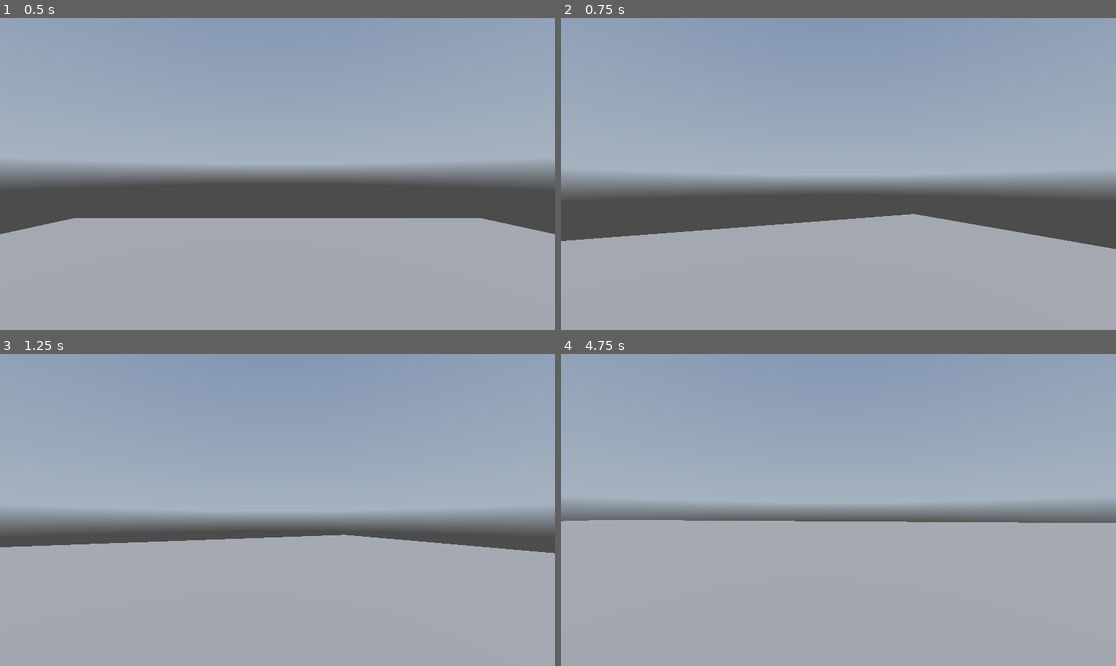
Above: before the commit, frames 1-4 (two rows, left to right).
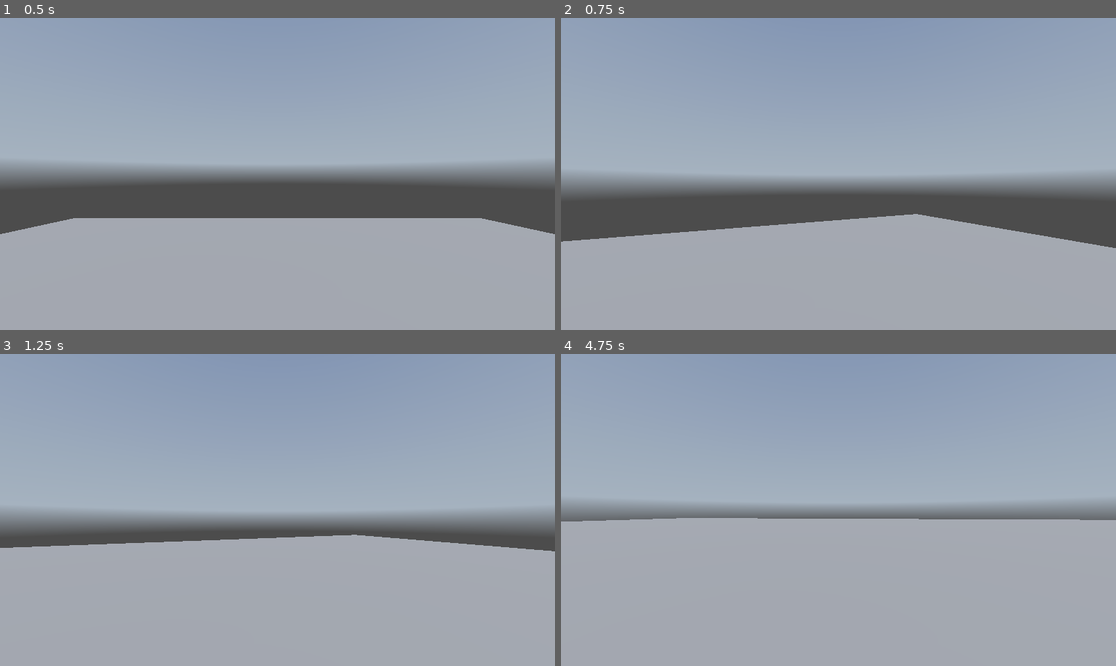
Above: after the commit, the same moments.

Repository: macklosky211/Indego
Game: Godot game, scene res://Scenes/Main.tscn
Two runs of this game, one before a commit and one after it. Both use one fixed random seed, a clock stepped at 60 frames per second and the inputs below. A sky picture missing from this copy of the repository is replaced by a grey-blue gradient.
Inputs (mouse positions are in pixels of both pictures, inside the frame that each line leads up to):
- Up to frame 1 (0.5 s): no input
- Up to frame 2 (0.75 s): move the mouse to (960, 158) at 0.52 s; hold D (Right) from 0.53 s (still down); click (960, 158) at 0.67 s
- Up to frame 3 (1.25 s): keep holding D (Right)
- Up to frame 4 (4.75 s): move the mouse to (810, 510) at 1.27 s; release D (Right) at 1.28 s; hold W (Up) from 1.28 s (still down); tap Enter at 2, 4.25 s; move the mouse to (849, 503) at 2.02 s; move the mouse to (832, 516) at 2.77 s; click (832, 516) at 2.92 s; tap Space at 3.5 s; move the mouse to (877, 513) at 3.52 s; move the mouse to (794, 506) at 4.27 s

Frame 1 is identical in both runs. In frame 2, 0.1% of the frame differs, in the area x 0-100%, y 62-75%; in frame 3, 0.3%; in frame 4, 0.8%, in the area x 0-100%, y 52-55%.
Error after the commit: Attempt to call function '_get_state_name' in base 'null instance' on a null instance. (res://Scripts/Player_Scripts/Player_Controller.gd:10)

Commit message:
Reogranize File Structure

Diff:
--- a/Scripts/PlayerScripts/Player_Controller.gd
+++ b/Scripts/Player_Scripts/Player_Controller.gd
@@ -10,11 +10,11 @@
 		print(current_state._get_state_name())
 		if current_state is Object and current_state.has_method("_enter"): current_state._enter(self)
 
-@onready var idle: Player_State = $Idle
-@onready var moving: Player_State = $Moving
+@onready var Idle: Player_State = $Idle
+@onready var Grounded_Movement: Player_State = $Grounded_Movement
 
 func _ready() -> void:
-	current_state = idle
+	current_state = Idle
 
 func _physics_process(delta: float) -> void:
 	if current_state is Object and current_state.has_method("_update"): current_state._update(self, delta)
--- a/Scripts/PlayerScripts/Moving.gd
+++ b/Scripts/Player_Scripts/Player_States/Grounded_Movement.gd
@@ -1,16 +1,16 @@
 extends Player_State
-class_name Player_Moving
+class_name Player_Grounded_Movement
 
 const speed = 5.0
 const accel = 1
 
 func _update(player : Player_Controller, _delta : float) -> void:
-	var input :Vector2= _get_input()
-	var direction :Vector3= player._get_world_direction_from_input(input)
+	var input : Vector2 = _get_input()
+	var direction : Vector3 = player._get_world_direction_from_input(input)
 	direction *= speed
 	direction.y = 0
 	player.velocity = _move_vector_towards2(player.velocity, direction, accel)
-	if player.velocity.x == 0 and player.velocity.z == 0: player.current_state = player.idle
+	if player.velocity.x == 0 and player.velocity.z == 0: player.current_state = player.Idle
 
 func _get_state_name() -> String:
 	return "Player_Moving"
--- a/Scripts/PlayerScripts/Idle.gd
+++ b/Scripts/Player_Scripts/Player_States/Idle.gd
@@ -2,7 +2,7 @@
 class_name Player_Idle
 
 func _update(player : Player_Controller, _delta : float) -> void:
-	if _get_input(): player.current_state = player.moving
+	if _get_input(): player.current_state = player.Grounded_Movement
 
 func _get_state_name() -> String:
 	return "Player_Idle"
Renamed: Scripts/CreatureScripts/Creature_Controller.gd -> Scripts/Creature_Scripts/Creature_Controller.gd
Renamed: Scripts/CreatureScripts/Creature_Controller.gd.uid -> Scripts/Creature_Scripts/Creature_Controller.gd.uid
Renamed: Scripts/CreatureScripts/Creature_Alert.gd -> Scripts/Creature_Scripts/Creature_States/Creature_Alert.gd
Renamed: Scripts/CreatureScripts/Creature_Alert.gd.uid -> Scripts/Creature_Scripts/Creature_States/Creature_Alert.gd.uid
Renamed: Scripts/CreatureScripts/Creature_Chasing.gd -> Scripts/Creature_Scripts/Creature_States/Creature_Chasing.gd
Renamed: Scripts/CreatureScripts/Creature_Chasing.gd.uid -> Scripts/Creature_Scripts/Creature_States/Creature_Chasing.gd.uid
Renamed: Scripts/CreatureScripts/Creature_Idle.gd -> Scripts/Creature_Scripts/Creature_States/Creature_Idle.gd
Renamed: Scripts/CreatureScripts/Creature_Idle.gd.uid -> Scripts/Creature_Scripts/Creature_States/Creature_Idle.gd.uid
Renamed: Scripts/CreatureScripts/Creature_Idle_In_Area.gd -> Scripts/Creature_Scripts/Creature_States/Creature_Idle_In_Area.gd
Renamed: Scripts/CreatureScripts/Creature_Idle_In_Area.gd.uid -> Scripts/Creature_Scripts/Creature_States/Creature_Idle_In_Area.gd.uid
Renamed: Scripts/CreatureScripts/Creature_Investigating.gd -> Scripts/Creature_Scripts/Creature_States/Creature_Investigating.gd
Renamed: Scripts/CreatureScripts/Creature_Investigating.gd.uid -> Scripts/Creature_Scripts/Creature_States/Creature_Investigating.gd.uid
(and 17 more such lines)
